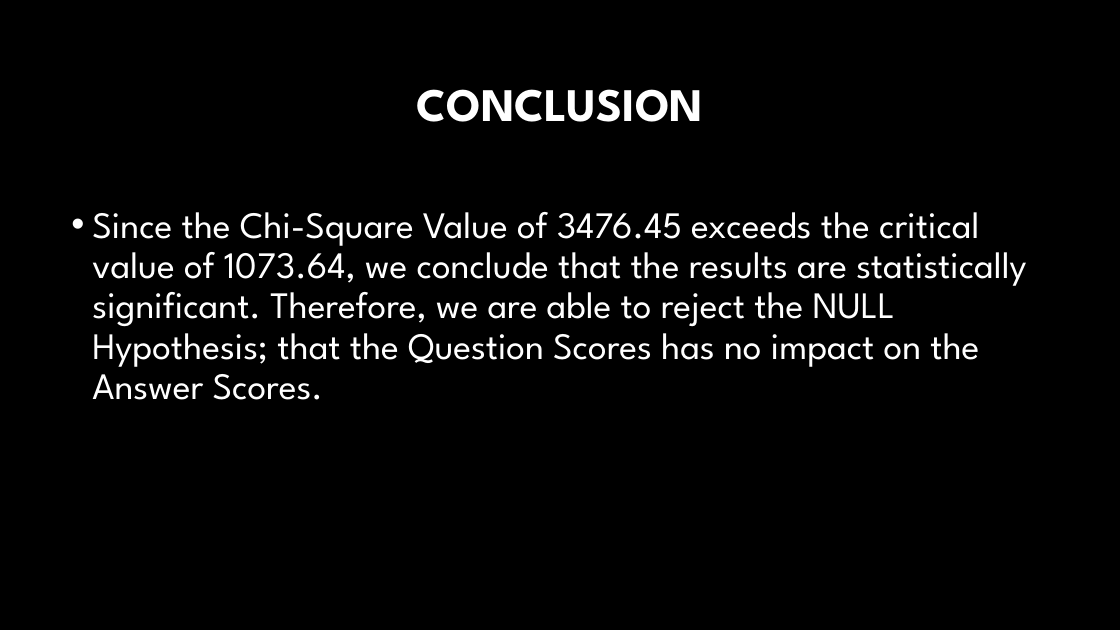
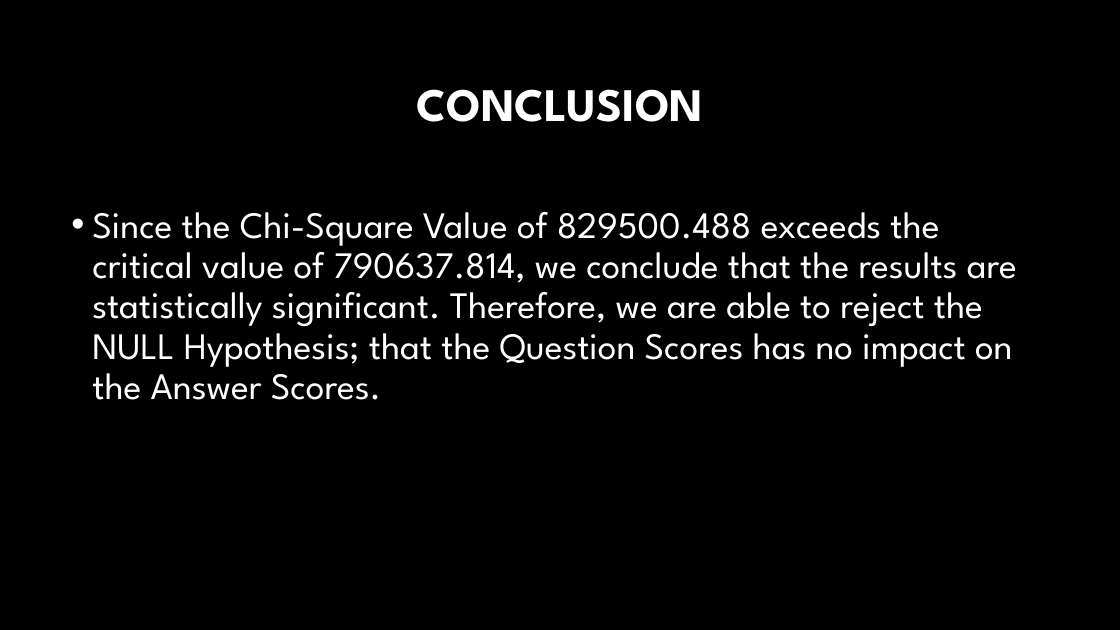
Before and after one commit to fosshie/tnn, a slide deck: slide 11 of PPAnalysis.pptx. Drawn at 1120x630 pixels with LibreOffice and Linux fonts; fonts in the diff are those of the drawing; background and template pictures are left out. Boxes give left, top, right and bottom in pixels: in the first picture for what was removed or moved away, otherwise in the second. Text is boxed around its words. In the diff, an @@ line names an element or a change of style, - is before the commit and + after.

```diff
--- a/PPAnalysis.pptx
+++ b/PPAnalysis.pptx
@@ text at bbox=[92, 212, 1017, 400]: text changed @@
-• Since the Chi-Square Value of 3476.45 exceeds the critical value of 1073.64, we conclude that the results are statistically significant. Therefore, we are able to reject the NULL Hypothesis; that the Question Scores has no impact on the Answer Scores.
+• Since the Chi-Square Value of 829500.488 exceeds the critical value of 790637.814, we conclude that the results are statistically significant. Therefore, we are able to reject the NULL Hypothesis; that the Question Scores has no impact on the Answer Scores.
```
Also in this commit, not shown: 3 other slides changed, 1 other file.
